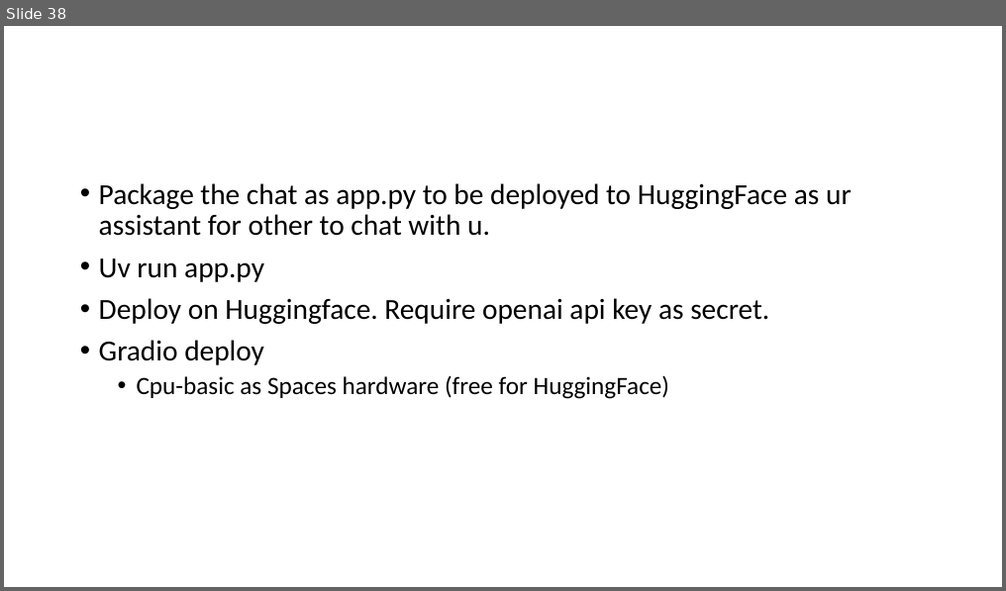
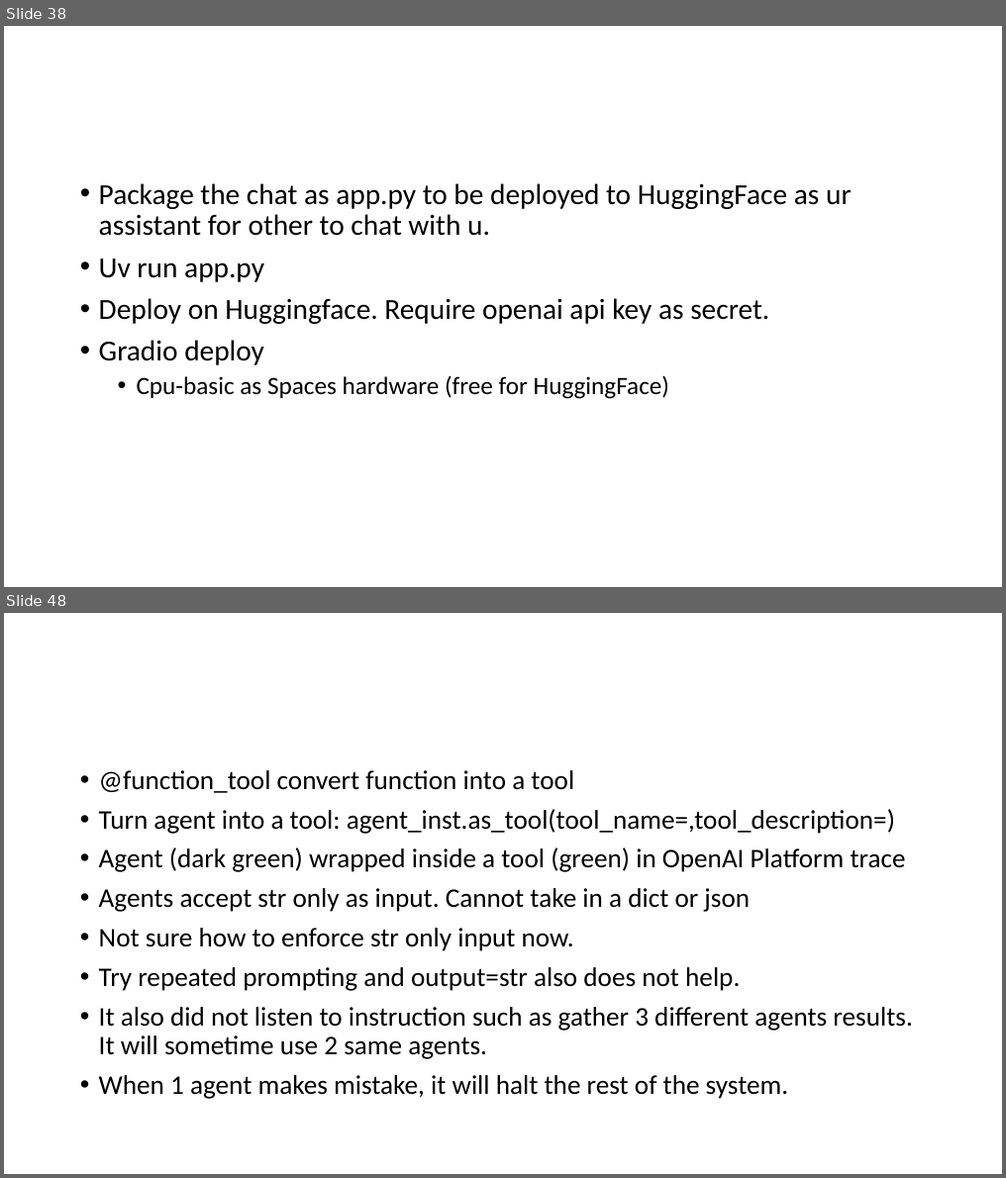
Before and after one commit to kindaichinisan/agents, a slide deck: wj_folder/AI Engineer Agentic Track.pptx. Shown one above the other, each under a label of ours: slide 38 before the commit, slides 38 and 48 after it; the slides between them are not shown. The pictures are 1006x591 and 1006x1178 pixels, drawn with LibreOffice and Linux fonts; fonts in the diff are those of the drawing. Boxes give left, top, right and bottom in pixels: in the first picture for what was removed or moved away, otherwise in the second. Text is boxed around its words. In the diff, an @@ line names an element or a change of style, - is before the commit and + after.

```diff
--- a/wj_folder/AI Engineer Agentic Track.pptx
+++ b/wj_folder/AI Engineer Agentic Track.pptx
@@ slide 48 added at bbox=[4, 613, 1002, 1174], background #FFFFFF @@
@@ text added at bbox=[99, 770, 912, 1099], 25.9 pt, text #000000 @@
+• @function_tool convert function into a tool
+• Turn agent into a tool: agent_inst.as_tool(tool_name=,tool_description=)
+• Agent (dark green) wrapped inside a tool (green) in OpenAI Platform trace
+• Agents accept str only as input. Cannot take in a dict or json
+• Not sure how to enforce str only input now.
+• Try repeated prompting and output=str also does not help.
+• It also did not listen to instruction such as gather 3 different agents results. It will sometime use 2 same agents.
+• When 1 agent makes mistake, it will halt the rest of the system.
```
Also in this commit, not shown: 2 slides changed, 14 other slides added, 3 other files.
